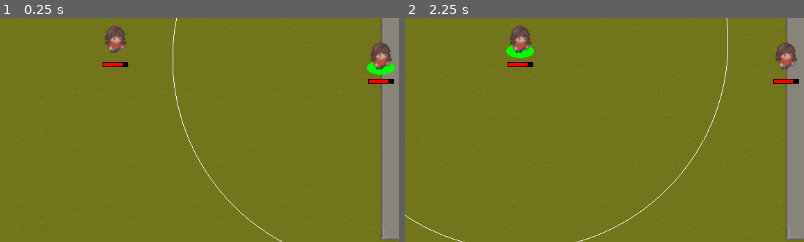
Above: before the commit, frames 1-2 (left to right).
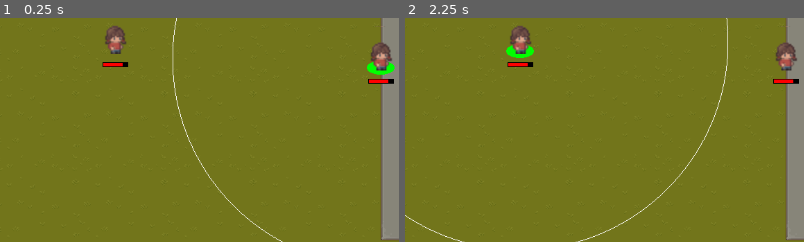
Above: after the commit, the same moments.

Repository: arlopurcell/tactical_artificer
Game: Godot game, scene res://root.tscn
The game is run twice, just before and just after one commit, with the same random seed, the same clock (stepped at 60 frames per second) and the same inputs.
Inputs:
- Up to frame 1 (0.25 s): no input
- Up to frame 2 (2.25 s): click "End Turn" at 0.5 s; click "End Turn" at 1.25 s; click "End Turn" at 2 s
The pictures show only the part of the screen within x 5-55%, y 44-94%; the shares and areas given below are measured in that part.

The runs differ from the first frame. In frame 1, 0.2% of the frame differs, in the area x 27-98%, y 3-24%; in frame 2, 0.2%.

Commit message:
mob refactor

Diff:
--- a/BeamSpell.gd
+++ b/BeamSpell.gd
@@ -31,7 +31,6 @@
 	range = new_range
 	$TargetRect.range = range
 	$CollisionShape2D.shape.size.y = range
-	print("set range")
 
 func _get_range():
 	return range
@@ -40,7 +39,6 @@
 	width = new_width
 	$TargetRect.width = width
 	$CollisionShape2D.shape.size.x = width
-	print("set width")
 
 func _get_width():
 	return width
--- a/TurnController.gd
+++ b/TurnController.gd
@@ -8,6 +8,8 @@
 func start_turns():
 	for child in get_children():
 		child.turn_ended.connect(_on_turn_ended)
+	print("starting turn for: ")
+	print(get_child(turn_index))
 	get_child(turn_index).start_turn()
 
 func end_turn():
--- /dev/null
+++ b/mob.gd
@@ -0,0 +1,95 @@
+extends Area2D
+
+@export var walking_speed = 50.0
+@export var movement_range = 300.0
+
+@onready
+var navigation_agent: NavigationAgent2D = $NavigationAgent2D
+
+signal turn_ended
+
+var starting_pos: Vector2
+
+var health = 100.0 : set = _set_health, get = _get_health
+var max_health = 124.0
+
+func _get_health():
+	return health
+
+func _set_health(new_health):
+	health = new_health
+	$HealthBar.value = health / max_health
+
+func damage(value):
+	anim_damage()
+	var new_health = health - value
+	if new_health <= 0:
+		new_health = 0
+		anim_die()
+		# TODO death
+	health = new_health
+
+func _ready():
+	navigation_agent.path_desired_distance = 4.0
+	navigation_agent.target_desired_distance = 4.0
+	$HealthBar.value = health / max_health
+
+func set_navigation_map(m: RID):
+	navigation_agent.set_navigation_map(m)
+
+func start_turn():
+	print("starting turn in mob")
+	pass
+
+func end_turn():
+	turn_ended.emit()
+
+func highlight(color: Color):
+	$SelectionCircle.color = color
+	$SelectionCircle.show()
+
+func unhighlight():
+	$SelectionCircle.hide()
+
+func anim_walk_left():
+	pass
+
+func anim_walk_right():
+	pass
+
+func anim_idle():
+	pass
+
+func anim_damage():
+	pass
+
+func anim_die():
+	pass
+
+func move_to(movement_target: Vector2):
+	# TODO check this out it looks wrong. remove?
+	if starting_pos.distance_to(movement_target) > movement_range:
+		return
+
+	navigation_agent.target_position = movement_target
+	if movement_target.x < transform.get_origin().x:
+		anim_walk_left()
+	else:
+		anim_walk_right()
+
+func _physics_process(delta):
+	if navigation_agent.is_navigation_finished():
+		anim_idle()
+		return
+
+	var travel_raw = navigation_agent.get_next_path_position() - position
+	var travel
+	if travel_raw.length() < walking_speed * delta:
+		travel = travel_raw
+	else:
+		travel = (travel_raw).normalized() * walking_speed * delta
+
+	if starting_pos.distance_to(position + travel) > movement_range:
+		navigation_agent.target_position = position
+	else:
+		translate(travel)
--- a/player.gd
+++ b/player.gd
@@ -1,52 +1,17 @@
-extends Area2D
-
-@export var walking_speed = 50.0
-@export var movement_range = 300.0
-
-@onready var navigation_agent: NavigationAgent2D = $NavigationAgent2D
-
-signal turn_ended
-
-var starting_pos: Vector2
+extends "res://mob.gd"
 
 enum STATE {WAITING, MOVING, CASTING}
 
 var state = STATE.WAITING
 
-var health = 100.0 : set = _set_health, get = _get_health
-var max_health = 124.0
-
-func _get_health():
-	return health
-
-func _set_health(new_health):
-	health = new_health
-	$HealthBar.value = health / max_health
-
-func damage(value):
-	var new_health = health - value
-	if new_health <= 0:
-		new_health = 0
-		# TODO death
-	health = new_health
-
 # Called when the node enters the scene tree for the first time.
 func _ready():
-	# These values need to be adjusted for the actor's speed
-	# and the navigation layout.
-	navigation_agent.path_desired_distance = 4.0
-	navigation_agent.target_desired_distance = 4.0
+	super._ready()
 	$RangeMarker.radius = movement_range
-	$HealthBar.value = health / max_health
-	self.area_entered.connect(_on_area_entered)
 
-func _on_area_entered(area):
-	print("entered area!")
-
-func set_navigation_map(m: RID):
-	navigation_agent.set_navigation_map(m)
 
 func start_turn():
+	super.start_turn()
 	state = STATE.MOVING
 
 	# Set up range marker
@@ -62,57 +27,37 @@
 	$RangeMarker.hide()
 	unhighlight()
 	$BeamSpell.finish()
-	turn_ended.emit()
+	super.end_turn()
 
-func highlight(color: Color):
-	$SelectionCircle.color = color
-	$SelectionCircle.show()
+func anim_walk_left():
+	$AnimationPlayer.play("walk")
+	$BodySprite.flip_h = true
+	$HairSprite.flip_h = true
+	$ShirtSprite.flip_h = true
+	$PantsSprite.flip_h = true
+	$ShoeSprite.flip_h = true
 
-func unhighlight():
-	$SelectionCircle.hide()
+func anim_walk_right():
+	$AnimationPlayer.play("walk")
+	$BodySprite.flip_h = false
+	$HairSprite.flip_h = false
+	$ShirtSprite.flip_h = false
+	$PantsSprite.flip_h = false
+	$ShoeSprite.flip_h = false
 
+func anim_idle():
+	$AnimationPlayer.play("walk")
+	$AnimationPlayer.stop(false)
 
-func right_click(movement_target: Vector2):
-	if state == STATE.MOVING:
-		# Clip target to within movement range
-		if starting_pos.distance_to(movement_target) > movement_range:
-			return
+func anim_damage():
+  # TODO
+	pass
 
-		navigation_agent.target_position = movement_target
-		$AnimationPlayer.play("walk")
-		if movement_target.x < transform.get_origin().x:
-			$BodySprite.flip_h = true
-			$HairSprite.flip_h = true
-			$ShirtSprite.flip_h = true
-			$PantsSprite.flip_h = true
-			$ShoeSprite.flip_h = true
-		else:
-			$BodySprite.flip_h = false
-			$HairSprite.flip_h = false
-			$ShirtSprite.flip_h = false
-			$PantsSprite.flip_h = false
-			$ShoeSprite.flip_h = false
-	elif state == STATE.CASTING:
-		state = STATE.MOVING
-		$BeamSpell.finish()
+func anim_die():
+	pass
 
 func _physics_process(delta):
-	if navigation_agent.is_navigation_finished():
-		$AnimationPlayer.stop(false)
-		return
-
-	var travel_raw = navigation_agent.get_next_path_position() - position
-	var travel
-	if travel_raw.length() < walking_speed * delta:
-		travel = travel_raw
-	else:
-		travel = (travel_raw).normalized() * walking_speed * delta
-
-	if starting_pos.distance_to(position + travel) > movement_range:
-		navigation_agent.target_position = position
-	else:
-		translate(travel)
-
+	super._physics_process(delta)
 	$RangeMarker.position = starting_pos - position
 
 func _input(event):
@@ -121,8 +66,10 @@
 			state = STATE.CASTING
 			$BeamSpell.targeting()
 
-		elif event is InputEventMouseButton and event.button_index == MOUSE_BUTTON_RIGHT and event.pressed:
-			right_click(event.position)
+		elif event is InputEventMouseButton \
+				and event.button_index == MOUSE_BUTTON_RIGHT \
+				and event.pressed:
+			move_to(event.position)
 	elif state == STATE.CASTING:
 		if event is InputEventMouseButton and event.pressed:
 			if event.button_index == MOUSE_BUTTON_RIGHT:
--- a/player.tscn
+++ b/player.tscn
@@ -9,7 +9,7 @@
 [ext_resource type="Script" path="res://HealthBar.gd" id="7_xcjm4"]
 
 [sub_resource type="RectangleShape2D" id="RectangleShape2D_1togq"]
-size = Vector2(31, 32)
+size = Vector2(30, 30)
 
 [sub_resource type="Animation" id="Animation_h650g"]
 resource_name = "stand"
